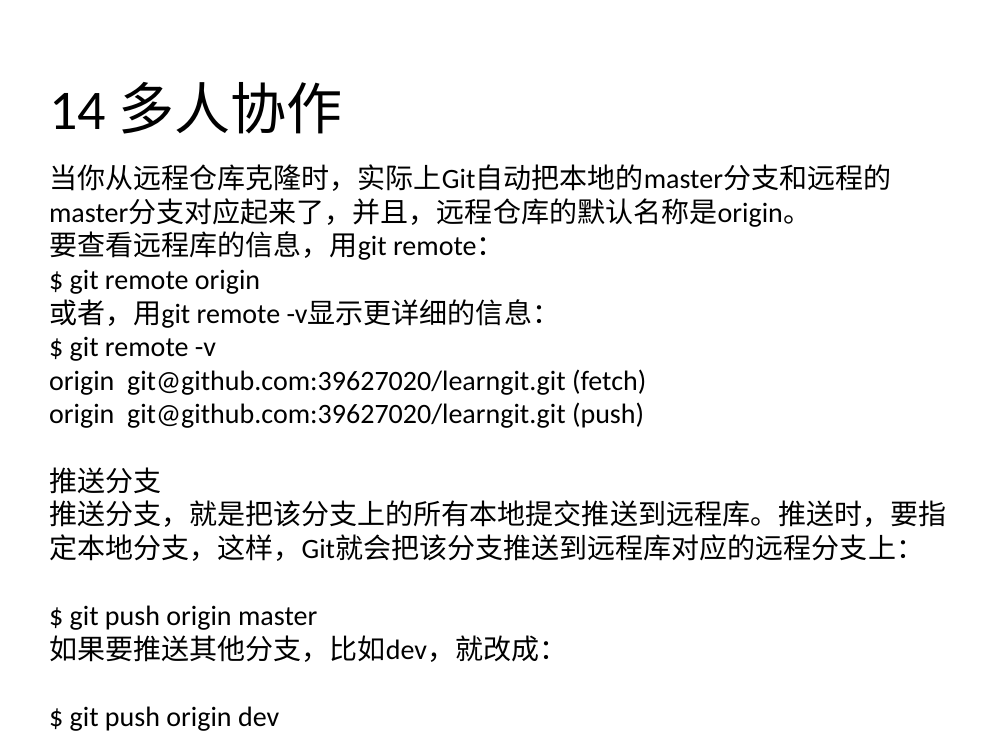
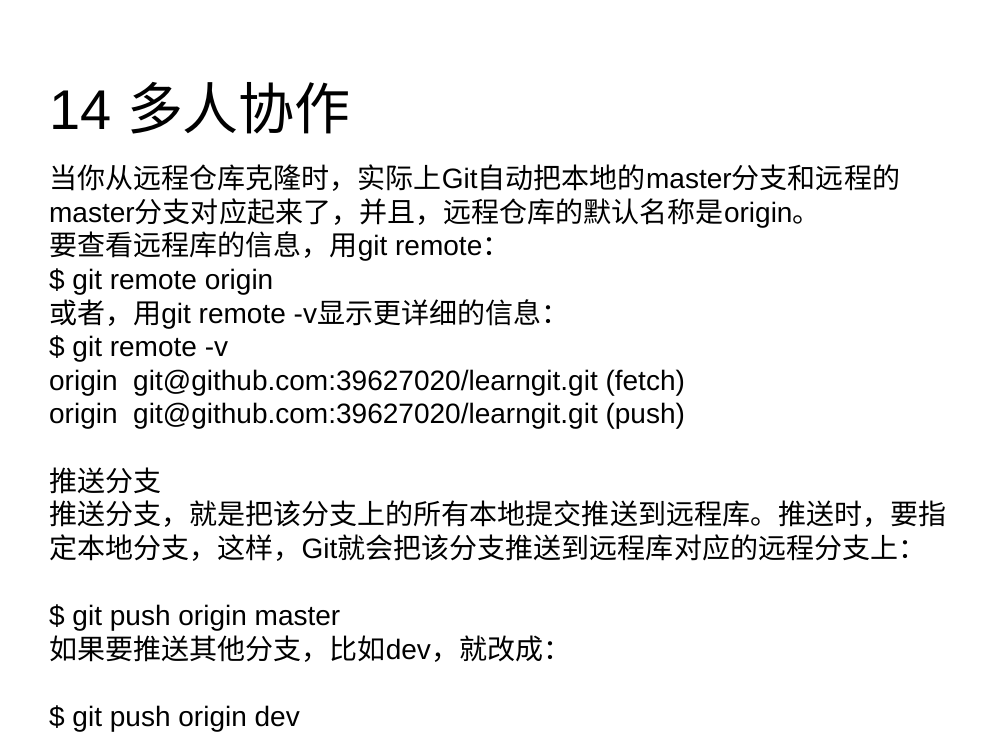
Before and after one commit to 39627020/learngit, a slide deck: slide 43 of 版本控制软件-GIT.pptx (slide 42 before the commit). Drawn at 1008x756 pixels with LibreOffice and Linux fonts; fonts in the diff are those of the drawing; background and template pictures are left out. Boxes give left, top, right and bottom in pixels: in the first picture for what was removed or moved away, otherwise in the second. Text is boxed around its words. In the diff, an @@ line names an element or a change of style, - is before the commit and + after.

```diff
--- a/版本控制软件-GIT.pptx
+++ b/版本控制软件-GIT.pptx
@@ text "14 多人协作" at box(49, 82, 351, 134): font Calibri to Arial @@
@@ text "当你从远程仓库克隆时，实际上Git自动把本地的master分支和远程的master分支对应起来了，并且，远程仓库的默认名 ..." at box(49, 164, 946, 731): font Calibri to Arial @@
```
Also in this commit, not shown: 53 other slides changed, 1 slide added, 1 other file.
